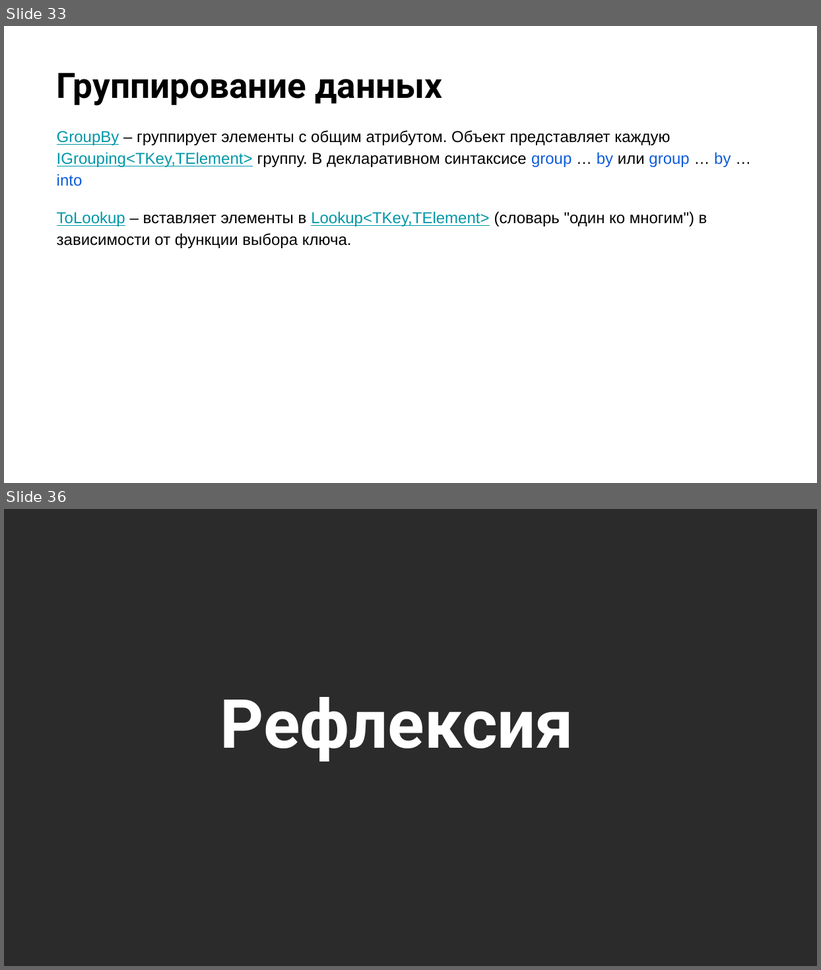
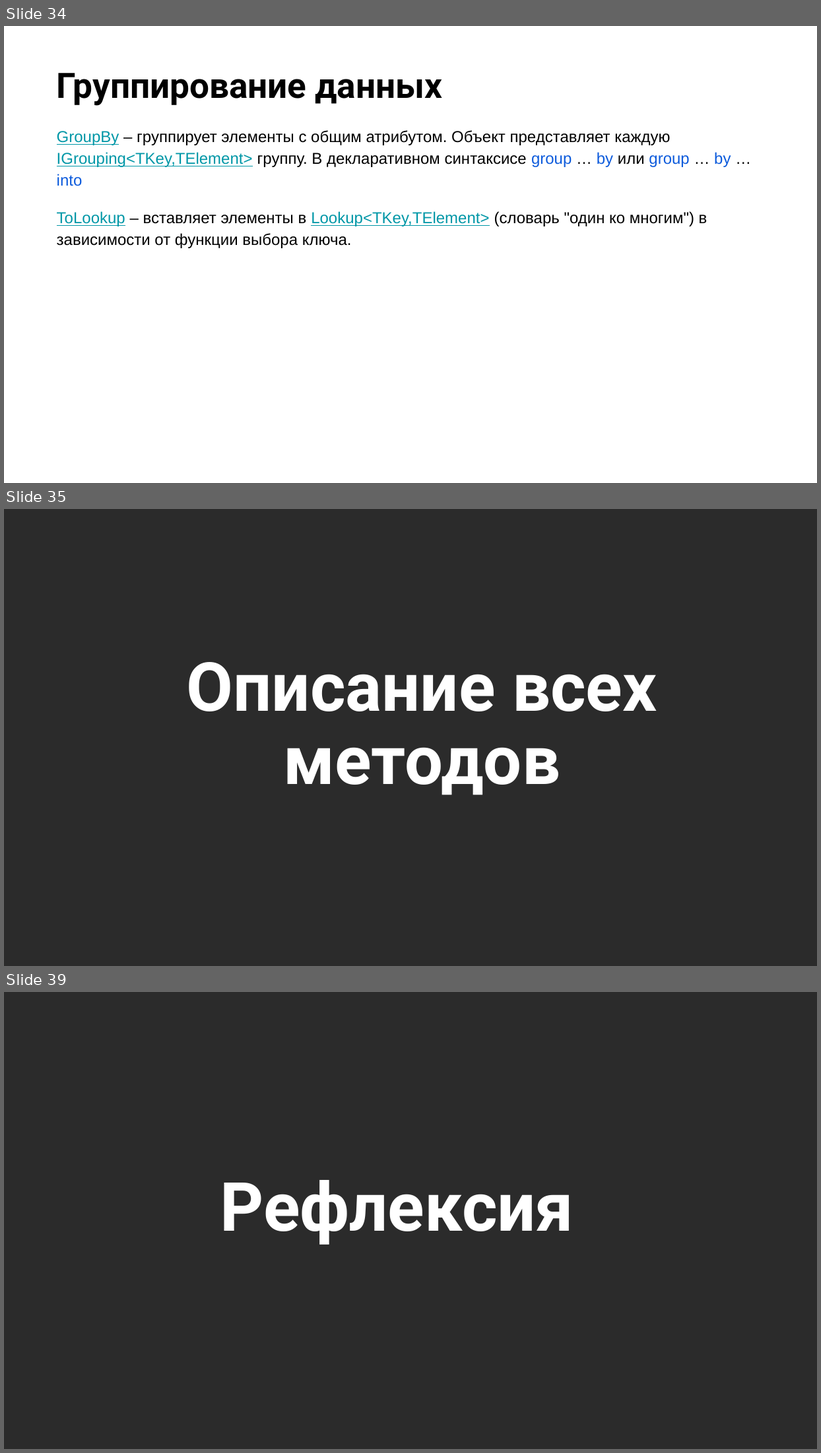
Before and after one commit to NilovPavel/LessonsLinq, a slide deck: LinqOperators.pptx. Shown one above the other, each under a label of ours: slides 33 and 36 before the commit, slides 34, 35 and 39 after it; the slides between them are not shown. The pictures are 821x970 and 821x1453 pixels, drawn with LibreOffice and Linux fonts; fonts in the diff are those of the drawing; background and template pictures are left out; a plain dark background stands for a picture behind light text. Boxes give left, top, right and bottom in pixels: in the first picture for what was removed or moved away, otherwise in the second. Text is boxed around its words. In the diff, an @@ line names an element or a change of style, - is before the commit and + after.

Commit message:
Добавлено описание вопросов студентов с прошлой лекции.

```diff
--- a/LinqOperators.pptx
+++ b/LinqOperators.pptx
@@ slide 35 added at (4,509,817,966), background picture (left out) @@
@@ title added at (187,662,657,795), 60 pt, text #FFFFFF, bold @@
+Описание всех методов
@@ what was slide 33 is now slide 34 @@
@@ what was slide 36 is now slide 39 @@
```
Also in this commit, not shown: 7 slides changed, 4 other slides added, 2 slides removed, 1 other file.
